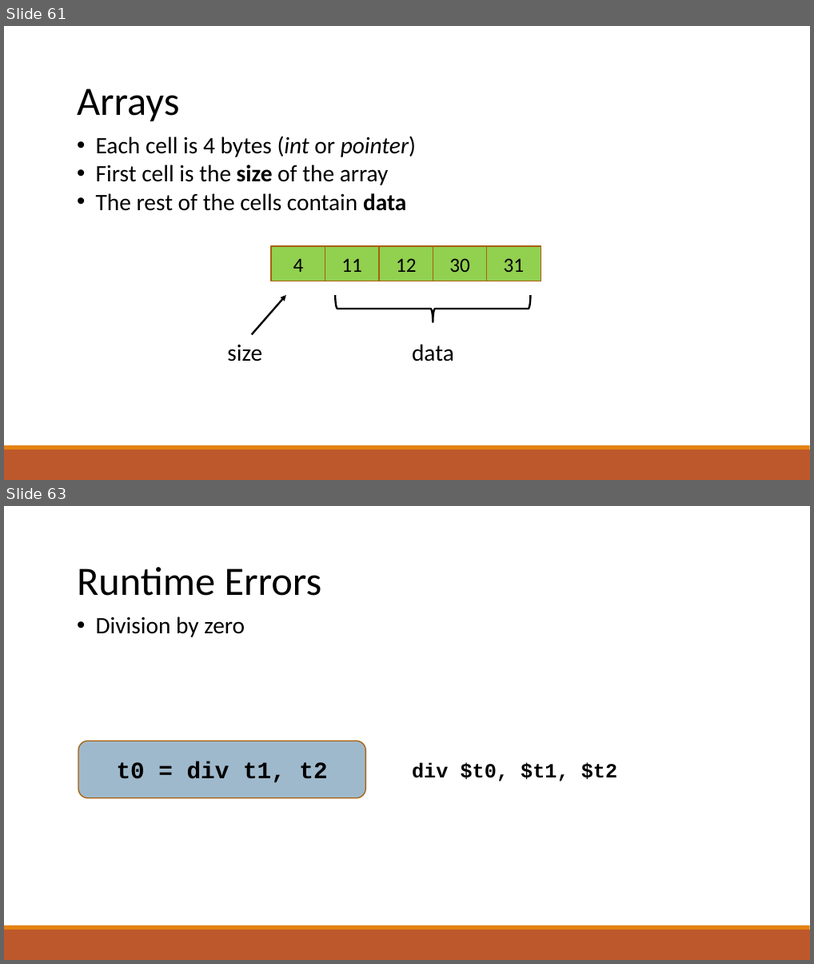
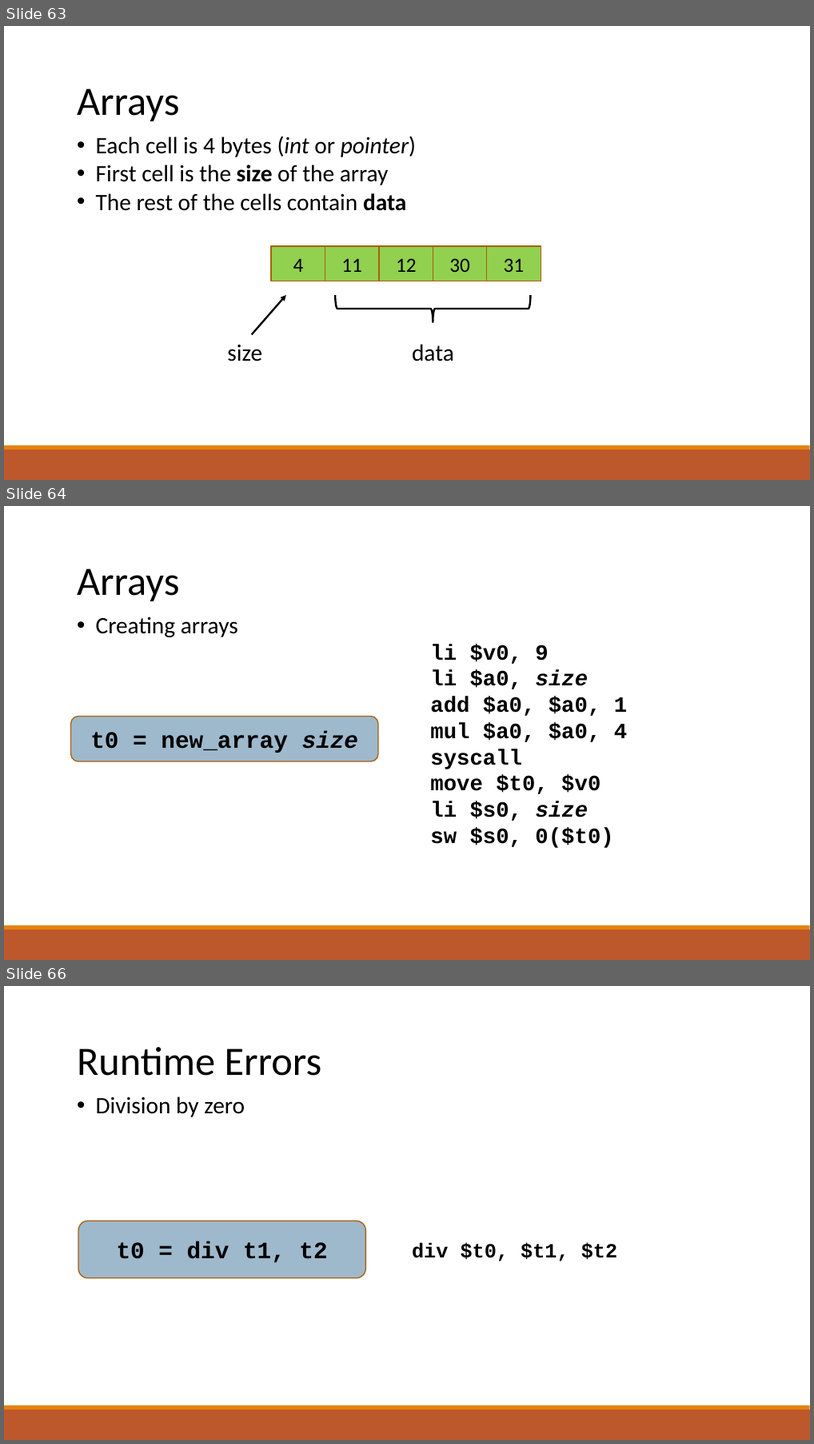
Before and after one commit to raghadzeidan/COMPILATION_TAU_FOR_STUDENTS, a slide deck: new_slides/codegen.pptx. Shown one above the other, each under a label of ours: slides 61 and 63 before the commit, slides 63, 64 and 66 after it; the slides between them are not shown. The pictures are 814x964 and 814x1444 pixels, drawn with LibreOffice and Linux fonts; fonts in the diff are those of the drawing. Boxes give left, top, right and bottom in pixels: in the first picture for what was removed or moved away, otherwise in the second. Text is boxed around its words. In the diff, an @@ line names an element or a change of style, - is before the commit and + after.

```diff
--- a/new_slides/codegen.pptx
+++ b/new_slides/codegen.pptx
@@ slide 64 added at <box>4,506,810,960</box>, background #FFFFFF; not listed: 2 template elements that a slide beside it also shows @@
@@ text added at <box>77,568,179,601</box>, 48 pt, text #000000 @@
+Arrays
@@ text added at <box>96,616,238,637</box>, 28 pt, text #000000 @@
+• Creating arrays
@@ text added at <box>430,644,627,848</box>, 26 pt, text #000000, bold @@
+li $v0, 9
+li $a0, size
+add $a0, $a0, 1
+mul $a0, $a0, 4
+syscall
+move $t0, $v0
+li $s0, size
+sw $s0, 0($t0)
@@ rounded rectangle added at <box>71,716,379,761</box>, fill #40749B at 50% opacity, outline #A9610D 1.25 pt, 28 pt, text #000000, bold @@
+t0 = new_array size
@@ what was slide 61 is now slide 63 @@
@@ what was slide 63 is now slide 66 @@
```
Also in this commit, not shown: 2 slides changed, 1 other slide added, 1 other file.
